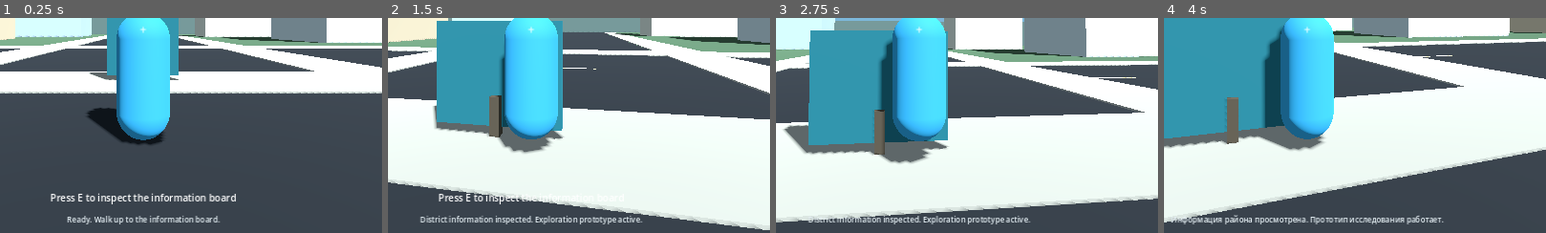
Above: before the commit, frames 1-4 (left to right).
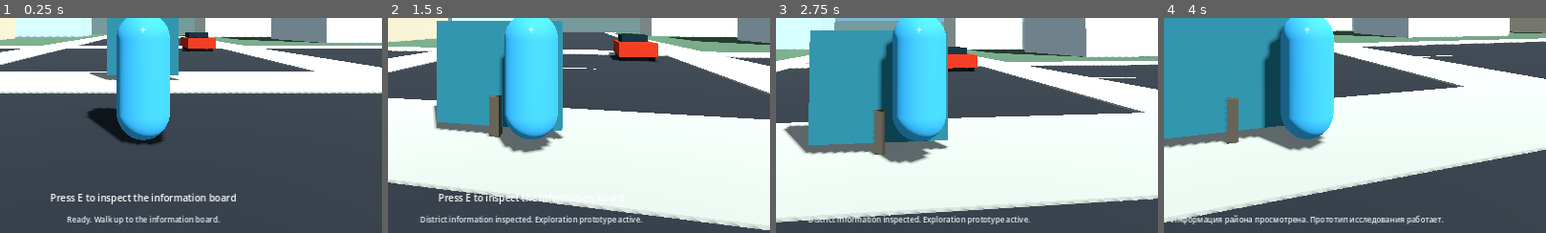
Above: after the commit, the same moments.

Repository: KenlikDev/sunshine-state
Game: Godot game, scene res://scenes/bootstrap/main.tscn
The game is run twice, just before and just after one commit, with the same random seed, the same clock (stepped at 60 frames per second) and the same inputs.
Inputs (mouse positions are % of the whole screen's width and height, from its top left):
- Up to frame 1 (0.25 s): no input
- Up to frame 2 (1.5 s): tap E (interact) at 0.5, 0.6 s; move the mouse to (55, 50) at 0.52 s; hold Space (jump) 0.53-1.28 s; hold W (move_forward) from 0.53 s (still down); move the mouse to (45, 50) at 1.27 s; tap Space (jump) at 1.35 s
- Up to frame 3 (2.75 s): keep holding W (move_forward); tap Space (jump) at 1.52, 1.82 s; tap E (interact) at 1.55, 2.1 s; move the mouse to (52, 48) at 2.02 s; hold Space (jump) from 2.03 s (still down)
- Up to frame 4 (4 s): keep holding W (move_forward); tap E (interact) at 2.75, 3.05 s; move the mouse to (49, 52) at 2.77 s; release Space (jump) at 2.78 s; tap Shift (sprint) at 2.85 s; tap Space (jump) at 3.02, 3.32, 3.77, 3.8 s; move the mouse to (57, 51) at 3.52 s; hold F6 (toggle_language) from 3.53 s (still down)
The pictures show only the part of the screen within x 31-81%, y 47-97%; the shares and areas given below are measured in that part.

The runs differ from the first frame. In frame 1, 0.7% of the frame differs, in the area x 47-57%, y 6-16%; in frame 2, 1.3%, in the area x 57-71%, y 7-21%; in frame 3, 0.8%; in frame 4, nothing differs.

Commit message:
feat: add first drivable vehicle and driver handoff

Diff:
--- /dev/null
+++ b/scenes/vehicles/sedan.tscn
@@ -0,0 +1,113 @@
+[gd_scene load_steps=8 format=3]
+
+[ext_resource type="Script" path="res://scripts/gameplay/vehicle_controller.gd" id="1_vehicle"]
+
+[sub_resource type="BoxShape3D" id="BoxShape3D_chassis"]
+size = Vector3(1.9, 0.85, 3.8)
+
+[sub_resource type="BoxMesh" id="BoxMesh_chassis"]
+size = Vector3(1.9, 0.7, 3.8)
+
+[sub_resource type="StandardMaterial3D" id="StandardMaterial3D_chassis"]
+albedo_color = Color(0.72, 0.19, 0.11, 1)
+metallic = 0.22
+roughness = 0.38
+
+[sub_resource type="BoxMesh" id="BoxMesh_cabin"]
+size = Vector3(1.4, 0.48, 1.65)
+
+[sub_resource type="StandardMaterial3D" id="StandardMaterial3D_cabin"]
+albedo_color = Color(0.10, 0.17, 0.20, 1)
+metallic = 0.12
+roughness = 0.2
+
+[sub_resource type="BoxShape3D" id="BoxShape3D_interaction"]
+size = Vector3(2.65, 2.35, 4.6)
+
+[node name="PrototypeSedan" type="VehicleBody3D"]
+mass = 1100.0
+linear_damp = 0.08
+angular_damp = 1.2
+script = ExtResource("1_vehicle")
+
+[node name="ChassisCollision" type="CollisionShape3D" parent="."]
+position = Vector3(0, 0.12, 0)
+shape = SubResource("BoxShape3D_chassis")
+
+[node name="ChassisMesh" type="MeshInstance3D" parent="."]
+position = Vector3(0, 0.22, 0)
+mesh = SubResource("BoxMesh_chassis")
+material_override = SubResource("StandardMaterial3D_chassis")
+
+[node name="CabinMesh" type="MeshInstance3D" parent="."]
+position = Vector3(0, 0.72, -0.18)
+mesh = SubResource("BoxMesh_cabin")
+material_override = SubResource("StandardMaterial3D_cabin")
+
+[node name="InteractionArea" type="Area3D" parent="."]
+position = Vector3(0, 0.48, 0)
+collision_layer = 1
+collision_mask = 0
+
+[node name="CollisionShape3D" type="CollisionShape3D" parent="InteractionArea"]
+shape = SubResource("BoxShape3D_interaction")
+
+[node name="FrontLeftWheel" type="VehicleWheel3D" parent="."]
+position = Vector3(-0.76, -0.05, -1.25)
+wheel_radius = 0.32
+wheel_rest_length = 0.16
+wheel_friction_slip = 1.5
+suspension_stiffness = 25.0
+damping_compression = 0.83
+damping_relaxation = 0.88
+wheel_roll_influence = 0.08
+use_as_traction = false
+use_as_steering = true
+
+[node name="FrontRightWheel" type="VehicleWheel3D" parent="."]
+position = Vector3(0.76, -0.05, -1.25)
+wheel_radius = 0.32
+wheel_rest_length = 0.16
+wheel_friction_slip = 1.5
+suspension_stiffness = 25.0
+damping_compression = 0.83
+damping_relaxation = 0.88
+wheel_roll_influence = 0.08
+use_as_traction = false
+use_as_steering = true
+
+[node name="RearLeftWheel" type="VehicleWheel3D" parent="."]
+position = Vector3(-0.76, -0.05, 1.25)
+wheel_radius = 0.32
+wheel_rest_length = 0.16
+wheel_friction_slip = 1.5
+suspension_stiffness = 25.0
+damping_compression = 0.83
+damping_relaxation = 0.88
+wheel_roll_influence = 0.08
+use_as_traction = true
+use_as_steering = false
+
+[node name="RearRightWheel" type="VehicleWheel3D" parent="."]
+position = Vector3(0.76, -0.05, 1.25)
+wheel_radius = 0.32
+wheel_rest_length = 0.16
+wheel_friction_slip = 1.5
+suspension_stiffness = 25.0
+damping_compression = 0.83
+damping_relaxation = 0.88
+wheel_roll_influence = 0.08
+use_as_traction = true
+use_as_steering = false
+
+[node name="CameraPivot" type="Node3D" parent="."]
+position = Vector3(0, 1.5, 0)
+
+[node name="SpringArm3D" type="SpringArm3D" parent="CameraPivot"]
+spring_length = 5.5
+collision_mask = 1
+
+[node name="Camera3D" type="Camera3D" parent="CameraPivot/SpringArm3D"]
+current = false
+rotation_degrees = Vector3(8, 0, 0)
+fov = 78.0
--- a/scripts/gameplay/player_controller.gd
+++ b/scripts/gameplay/player_controller.gd
@@ -14,18 +14,26 @@
 var _gravity: float = float(ProjectSettings.get_setting("physics/3d/default_gravity"))
 var _current_interactable: Node3D
 var _current_prompt_key: String = ""
+var _current_vehicle: Node3D
 
 @onready var _camera_pivot: Node3D = $CameraPivot
 @onready var _interaction_ray: RayCast3D = $CameraPivot/InteractionRay
+@onready var _player_mesh: MeshInstance3D = $MeshInstance3D
+@onready var _player_collision: CollisionShape3D = $CollisionShape3D
+@onready var _player_camera: Camera3D = $CameraPivot/SpringArm3D/Camera3D
 
 
 func _ready() -> void:
 	_interaction_ray.add_exception(self)
 	_interaction_ray.target_position = Vector3(0.0, 0.0, -interaction_distance)
+	_interaction_ray.collide_with_areas = true
 	_interaction_ray.enabled = true
 
 
 func _unhandled_input(event: InputEvent) -> void:
+	if is_instance_valid(_current_vehicle):
+		return
+
 	if event.is_action_pressed("ui_cancel"):
 		Input.mouse_mode = Input.MOUSE_MODE_VISIBLE
 		get_viewport().set_input_as_handled()
@@ -42,6 +50,9 @@
 
 
 func _physics_process(delta: float) -> void:
+	if is_instance_valid(_current_vehicle):
+		return
+
 	var movement_input: Vector2 = Input.get_vector(
 		"move_left",
 		"move_right",
@@ -77,13 +88,16 @@
 	var target: Node3D
 
 	if _interaction_ray.is_colliding():
-		var collider: Object = _interaction_ray.get_collider()
-		if (
-			collider is Node3D
-			and collider.has_method("get_interaction_prompt_key")
-			and collider.has_method("interact")
-		):
-			target = collider as Node3D
+		var candidate: Node = _interaction_ray.get_collider() as Node
+		while candidate != null:
+			if (
+				candidate is Node3D
+				and candidate.has_method("get_interaction_prompt_key")
+				and candidate.has_method("interact")
+			):
+				target = candidate as Node3D
+				break
+			candidate = candidate.get_parent()
 
 	if target == _current_interactable:
 		return
@@ -106,6 +120,46 @@
 		interaction_feedback.emit(message_key)
 
 
+func enter_vehicle(vehicle: Node3D) -> bool:
+	if is_instance_valid(_current_vehicle) or not is_instance_valid(vehicle):
+		return false
+	if not vehicle.has_method("take_driver"):
+		return false
+
+	if not bool(vehicle.call("take_driver", self)):
+		return false
+
+	_current_vehicle = vehicle
+	_player_mesh.visible = false
+	_player_collision.set_deferred("disabled", true)
+	_player_camera.current = false
+	_current_interactable = null
+	_current_prompt_key = ""
+	interaction_prompt_changed.emit("")
+	return true
+
+
+func exit_vehicle(vehicle: Node3D, exit_position: Vector3) -> void:
+	if _current_vehicle != vehicle:
+		return
+
+	_current_vehicle = null
+	global_position = exit_position
+	velocity = Vector3.ZERO
+	_player_collision.set_deferred("disabled", false)
+	_player_mesh.visible = true
+	_player_camera.make_current()
+	interaction_feedback.emit("MESSAGE_VEHICLE_EXITED")
+
+
+func notify_interaction_feedback(message_key: String) -> void:
+	interaction_feedback.emit(message_key)
+
+
+func is_in_vehicle() -> bool:
+	return is_instance_valid(_current_vehicle)
+
+
 func get_current_interaction_prompt_key() -> String:
 	return _current_prompt_key
 
--- /dev/null
+++ b/scripts/gameplay/vehicle_controller.gd
@@ -0,0 +1,175 @@
+extends VehicleBody3D
+
+signal driver_changed(has_driver: bool)
+
+@export var engine_power: float = 2400.0
+@export var brake_power: float = 65.0
+@export var max_steering_angle: float = 0.42
+@export var steering_speed: float = 2.2
+@export var max_speed_kph: float = 95.0
+@export var mouse_sensitivity: float = 0.0025
+
+var _driver: Node3D
+@onready var _camera_pivot: Node3D = $CameraPivot
+@onready var _vehicle_camera: Camera3D = $CameraPivot/SpringArm3D/Camera3D
+
+
+func _ready() -> void:
+	add_to_group("vehicles")
+	_vehicle_camera.current = false
+	_create_wheel_visuals()
+
+
+func get_interaction_prompt_key() -> String:
+	if is_instance_valid(_driver):
+		return "INTERACT_VEHICLE_OCCUPIED"
+	return "INTERACT_ENTER_VEHICLE"
+
+
+func interact(actor: Node) -> String:
+	if is_instance_valid(_driver):
+		return "MESSAGE_VEHICLE_OCCUPIED"
+	if not actor.has_method("enter_vehicle"):
+		return "MESSAGE_VEHICLE_CANNOT_ENTER"
+
+	var entered: bool = bool(actor.call("enter_vehicle", self))
+	if entered:
+		return "MESSAGE_VEHICLE_ENTERED"
+	return "MESSAGE_VEHICLE_CANNOT_ENTER"
+
+
+func take_driver(driver: Node3D) -> bool:
+	if is_instance_valid(_driver) or not is_instance_valid(driver):
+		return false
+
+	_driver = driver
+	_vehicle_camera.make_current()
+	driver_changed.emit(true)
+	return true
+
+
+func has_driver() -> bool:
+	return is_instance_valid(_driver)
+
+
+func _physics_process(delta: float) -> void:
+	if not is_instance_valid(_driver):
+		engine_force = 0.0
+		brake = 4.0
+		steering = move_toward(steering, 0.0, steering_speed * delta)
+		return
+
+	if Input.is_action_just_pressed("interact"):
+		_request_exit()
+		return
+
+	var throttle: float = (
+		Input.get_action_strength("move_forward")
+		- Input.get_action_strength("move_backward")
+	)
+	var steering_input: float = (
+		Input.get_action_strength("move_left")
+		- Input.get_action_strength("move_right")
+	)
+	var speed_kph: float = linear_velocity.length() * 3.6
+
+	if throttle > 0.0 and speed_kph >= max_speed_kph:
+		engine_force = 0.0
+	else:
+		engine_force = throttle * engine_power
+
+	brake = Input.get_action_strength("jump") * brake_power
+	if absf(throttle) < 0.01:
+		engine_force = 0.0
+
+	steering = move_toward(
+		steering,
+		steering_input * max_steering_angle,
+		steering_speed * delta
+	)
+
+
+func _unhandled_input(event: InputEvent) -> void:
+	if not is_instance_valid(_driver):
+		return
+
+	if event.is_action_pressed("ui_cancel"):
+		Input.mouse_mode = Input.MOUSE_MODE_VISIBLE
+		get_viewport().set_input_as_handled()
+	elif event is InputEventMouseButton and event.pressed and Input.mouse_mode == Input.MOUSE_MODE_VISIBLE:
+		Input.mouse_mode = Input.MOUSE_MODE_CAPTURED
+	elif event is InputEventMouseMotion and Input.mouse_mode == Input.MOUSE_MODE_CAPTURED:
+		_camera_pivot.rotate_y(-event.relative.x * mouse_sensitivity)
+		_camera_pivot.rotate_x(-event.relative.y * mouse_sensitivity)
+		_camera_pivot.rotation.x = clampf(
+			_camera_pivot.rotation.x,
+			deg_to_rad(-12.0),
+			deg_to_rad(28.0)
+		)
+
+
+func _request_exit() -> void:
+	if not is_instance_valid(_driver):
+		return
+
+	var exit_position: Variant = _find_safe_exit_position()
+	if exit_position == null:
+		_driver.call("notify_interaction_feedback", "MESSAGE_VEHICLE_EXIT_BLOCKED")
+		return
+
+	var previous_driver: Node3D = _driver
+	_driver = null
+	_vehicle_camera.current = false
+	driver_changed.emit(false)
+	previous_driver.call("exit_vehicle", self, exit_position)
+
+
+func _find_safe_exit_position() -> Variant:
+	var space_state: PhysicsDirectSpaceState3D = get_world_3d().direct_space_state
+	var capsule := CapsuleShape3D.new()
+	capsule.radius = 0.38
+	capsule.height = 1.8
+
+	var query := PhysicsShapeQueryParameters3D.new()
+	query.shape = capsule
+	query.collision_mask = 1
+	query.collide_with_areas = false
+	query.exclude = [get_rid()]
+
+	var offsets: Array[Vector3] = [
+		global_transform.basis.x * -2.2,
+		global_transform.basis.x * 2.2,
+		global_transform.basis.z * 2.6,
+		global_transform.basis.z * -2.6
+	]
+	for offset: Vector3 in offsets:
+		var candidate: Vector3 = global_position + offset
+		candidate.y = 0.0
+		query.transform = Transform3D(Basis(), candidate + Vector3.UP * 0.95)
+		if space_state.intersect_shape(query, 1).is_empty():
+			return candidate
+
+	return null
+
+
+func _create_wheel_visuals() -> void:
+	var tire_material := StandardMaterial3D.new()
+	tire_material.albedo_color = Color(0.055, 0.06, 0.065, 1.0)
+	tire_material.roughness = 1.0
+
+	for child: Node in get_children():
+		if not child is VehicleWheel3D:
+			continue
+
+		var tire_mesh := CylinderMesh.new()
+		tire_mesh.top_radius = 0.32
+		tire_mesh.bottom_radius = 0.32
+		tire_mesh.height = 0.22
+		tire_mesh.radial_segments = 16
+
+		var tire := MeshInstance3D.new()
+		tire.name = "TireVisual"
+		tire.mesh = tire_mesh
+		tire.material_override = tire_material
+		tire.rotation_degrees.z = 90.0
+		child.add_child(tire)
--- a/scripts/world/greybox_district.gd
+++ b/scripts/world/greybox_district.gd
@@ -1,6 +1,7 @@
 extends Node3D
 
 const INTERACTABLE_SCRIPT: Script = preload("res://scripts/gameplay/interactable.gd")
+const VEHICLE_SCENE: PackedScene = preload("res://scenes/vehicles/sedan.tscn")
 
 
 func _ready() -> void:
@@ -9,6 +10,7 @@
 	_create_buildings()
 	_create_coastline()
 	_create_information_board()
+	_create_test_vehicle()
 	_create_world_boundaries()
 
 
@@ -141,6 +143,13 @@
 	)
 
 
+func _create_test_vehicle() -> void:
+	var vehicle: VehicleBody3D = VEHICLE_SCENE.instantiate() as VehicleBody3D
+	vehicle.name = "PrototypeSedan"
+	vehicle.position = Vector3(4.0, 0.6, -5.0)
+	add_child(vehicle)
+
+
 func _create_world_boundaries() -> void:
 	var boundary_material := _make_material(Color(0.31, 0.39, 0.38))
 	_add_static_box("BoundaryWest", Vector3(-89.0, 4.0, 0.0), Vector3(2.0, 8.0, 160.0), boundary_material)
